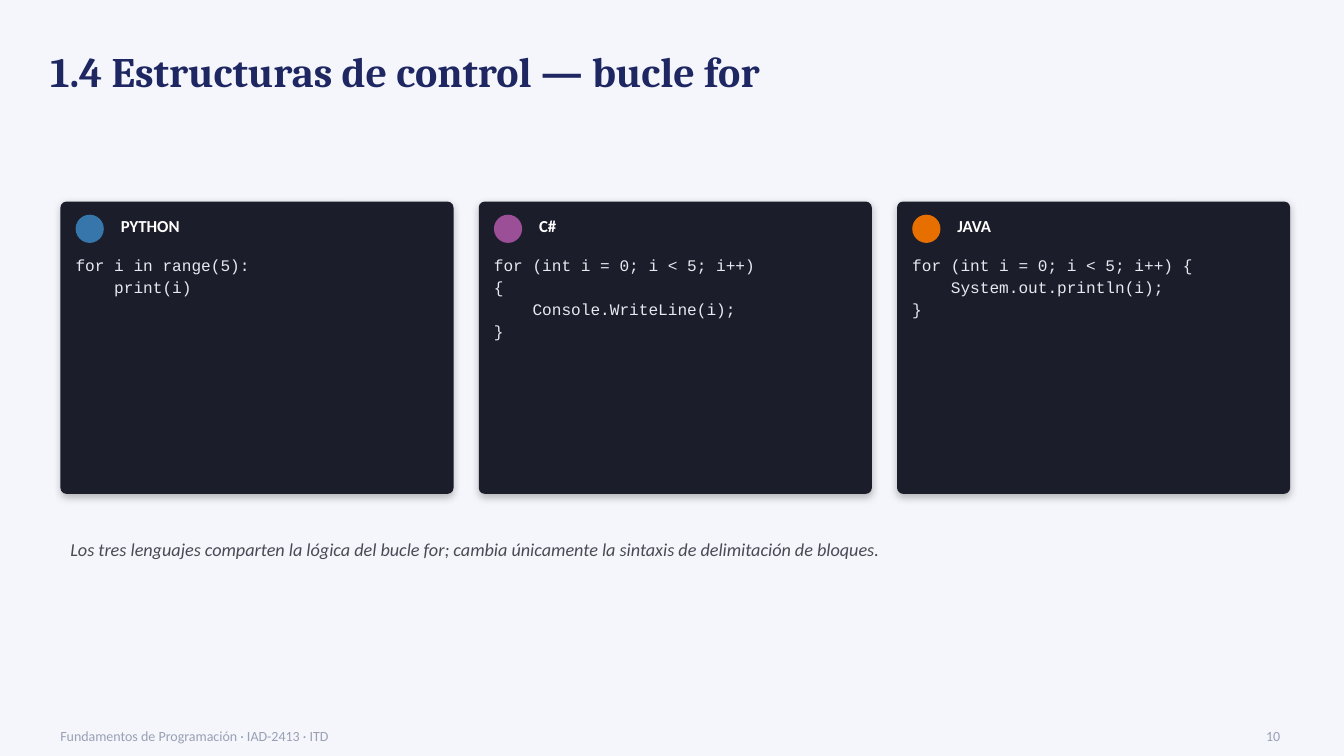
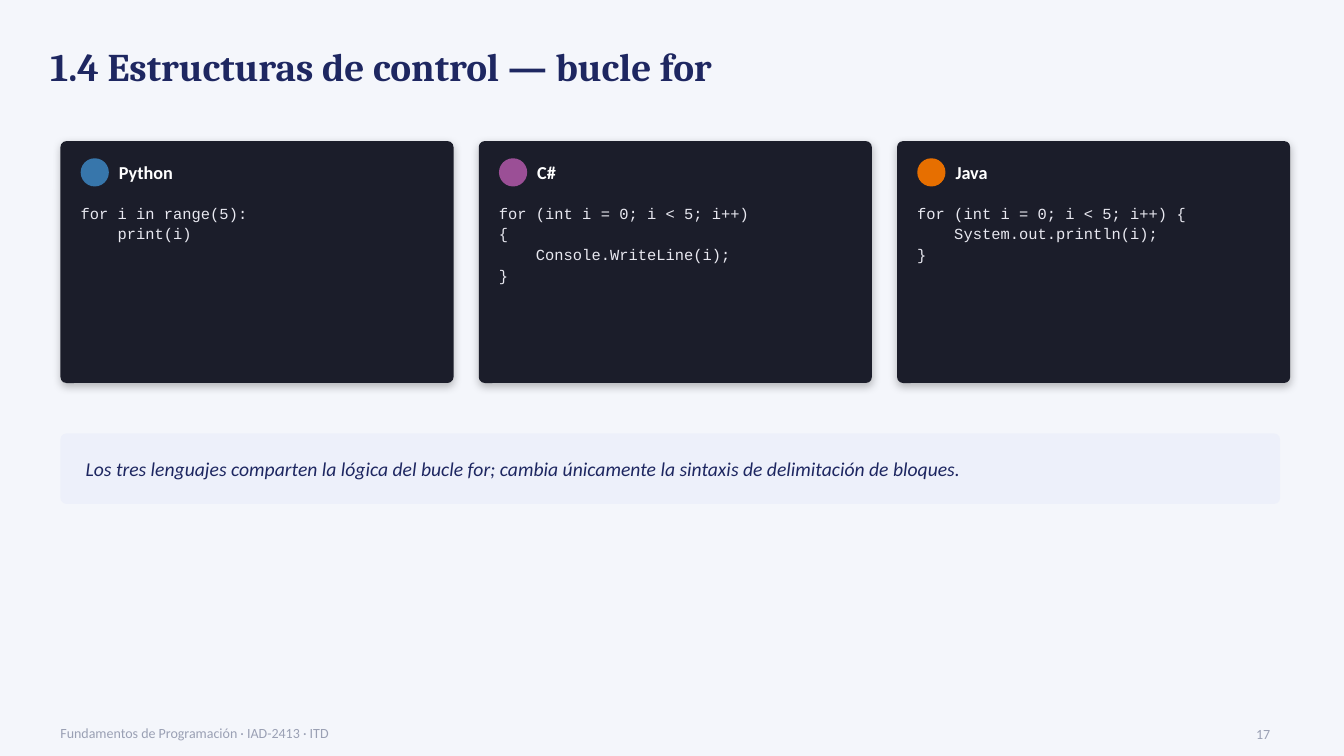
Before and after one commit to svalher/Fundamentos_de_Programacion_para_IIA, a slide deck: slide 17 of Fundamentos de Programación IA/Unidad 1/Material Unidad 1/Unidad1_Fundamentos_Programacion.pptx (slide 10 before the commit). Drawn at 1344x756 pixels with LibreOffice and Linux fonts; fonts in the diff are those of the drawing. Boxes give left, top, right and bottom in pixels: in the first picture for what was removed or moved away, otherwise in the second. Text is boxed around its words. In the diff, an @@ line names an element or a change of style, - is before the commit and + after.

```diff
--- a/Fundamentos de Programación IA/Unidad 1/Material Unidad 1/Unidad1_Fundamentos_Programacion.pptx
+++ b/Fundamentos de Programación IA/Unidad 1/Material Unidad 1/Unidad1_Fundamentos_Programacion.pptx
@@ text "1.4 Estructuras de control — ..." at [50,53,712,82]: size 30 to 28 pt @@
@@ rounded rectangle: place and size @@
-rounded rectangle at [60,202,454,494]
+rounded rectangle at [60,141,454,383]
@@ rounded rectangle: place and size @@
-rounded rectangle at [479,202,872,494]
+rounded rectangle at [479,141,872,383]
@@ proportions changed in 3 elements at [60,141,454,383], [479,141,872,383], [897,141,1291,383] @@
@@ rounded rectangle: place and size @@
-rounded rectangle at [897,202,1291,494]
+rounded rectangle at [897,141,1291,383]
@@ text at [119,166,173,182]: text changed; size 12 to 13 pt @@
-PYTHON
+Python
@@ 3 ellipses: place and size @@
-3 ellipses at [76,215,941,243]
+3 ellipses at [81,158,946,187]
@@ text "C#": place and size @@
-text "C#" at [539,220,556,232]
+text "C#" at [537,166,556,179]
@@ text "C#" at [537,166,556,179]: size 12 to 13 pt @@
@@ text at [956,167,988,179]: text changed; size 12 to 13 pt @@
-JAVA
+Java
@@ text "for i in range(5):": place and size @@
-text "for i in range(5):" at [76,259,250,297]
+text "for i in range(5):" at [81,208,247,242]
@@ size 11.5 to 11 pt; line spacing 1.15 to 1.12 in 3 elements at [917,208,1167,242], [81,208,247,242], [499,208,749,263] @@
@@ text "for (int i = 0; ...": place and size @@
-text "for (int i = 0; ..." at [494,259,755,319]
+text "for (int i = 0; ..." at [499,208,749,263]
@@ text "for (int i = 0; ...": place and size @@
-text "for (int i = 0; ..." at [912,259,1173,297]
+text "for (int i = 0; ..." at [917,208,1167,242]
@@ rounded rectangle added at [60,434,1280,504], fill #EDF0FA @@
@@ text "Los tres lenguajes comparten la ...": place and size @@
-text "Los tres lenguajes comparten la ..." at [70,543,879,559]
+text "Los tres lenguajes comparten la ..." at [86,462,960,480]
@@ text "Los tres lenguajes comparten la ..." at [86,462,960,480]: size 13 to 14 pt, text colour #4A4A55 to #1E2761 @@
@@ page number added at [1256,730,1270,739], 10 pt, text #9AA0B4 @@
+17
@@ text removed at [1266,732,1280,741] @@
-10
```
Also in this commit, not shown: 13 other slides changed, 7 slides added, 2 other files.
